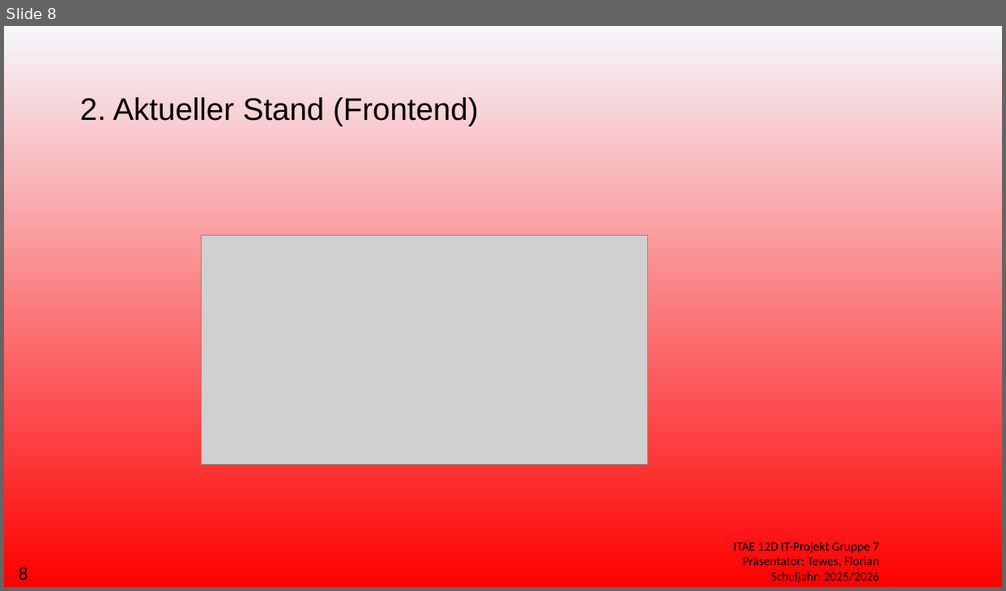
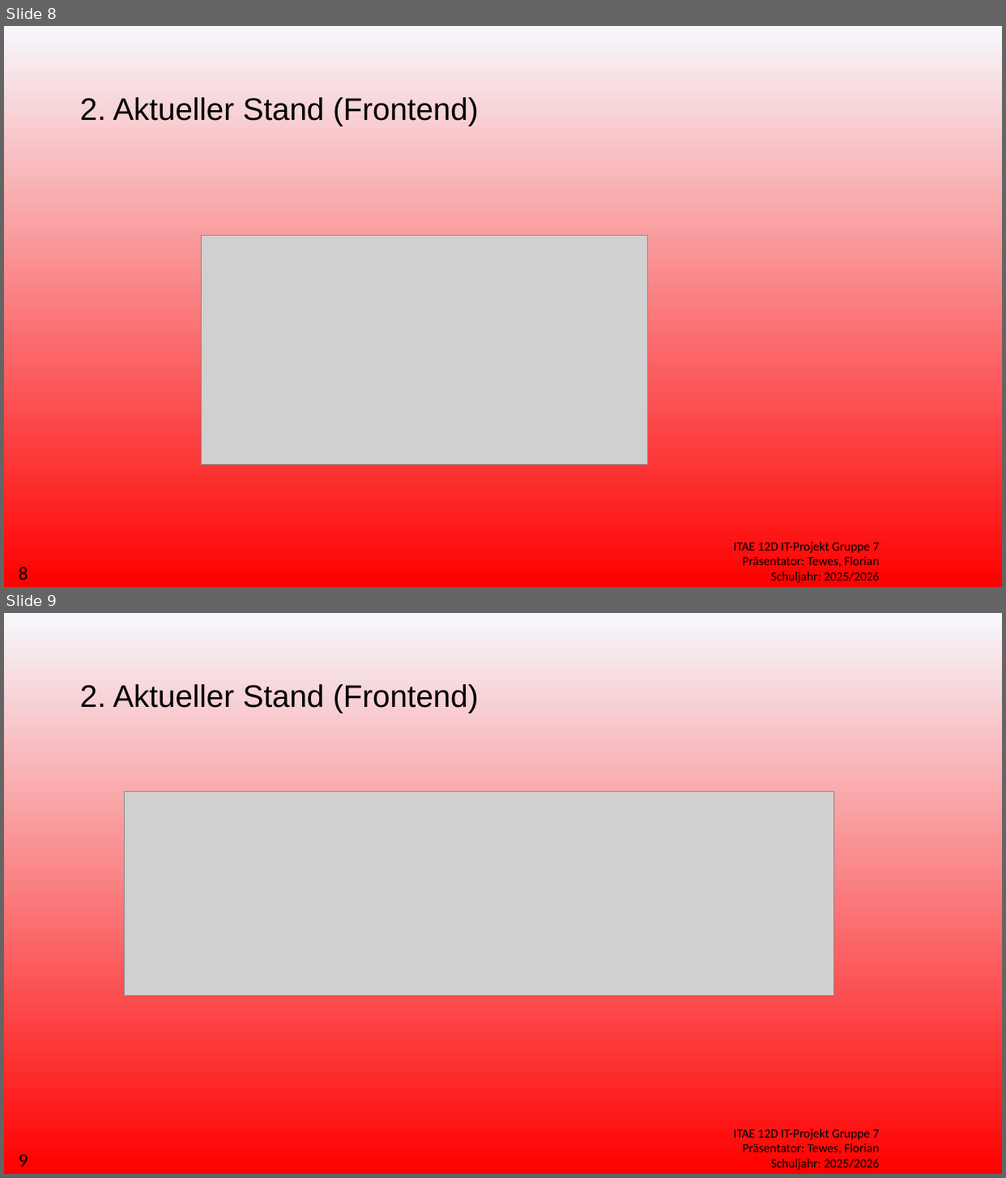
Before and after one commit to AE12-Projekt-Gruppe-7/EvalPro, a slide deck: docs/Praesentationen/EvalPro_Präsentation_Florian_Tewes.pptx. Shown one above the other, each under a label of ours: slide 8 before the commit, slides 8 and 9 after it. The pictures are 1006x591 and 1006x1178 pixels, drawn with LibreOffice and Linux fonts; fonts in the diff are those of the drawing; grey boxes stand for pictures; background and template pictures are left out. Boxes give left, top, right and bottom in pixels: in the first picture for what was removed or moved away, otherwise in the second. Text is boxed around its words. In the diff, an @@ line names an element or a change of style, - is before the commit and + after.

```diff
--- a/docs/Praesentationen/EvalPro_Präsentation_Florian_Tewes.pptx
+++ b/docs/Praesentationen/EvalPro_Präsentation_Florian_Tewes.pptx
@@ slide 9 added at bbox=[4, 613, 1002, 1174], background gradient #F6F8FC to #FF0000; not listed: 2 template elements that a slide beside it also shows @@
@@ title added at bbox=[80, 684, 479, 713], 30 pt, text #000000 @@
+2. Aktueller Stand (Frontend)
@@ picture added at bbox=[125, 792, 834, 995] @@
```
Also in this commit, not shown: 1 slide changed, 3 other slides added, 1 slide removed.
